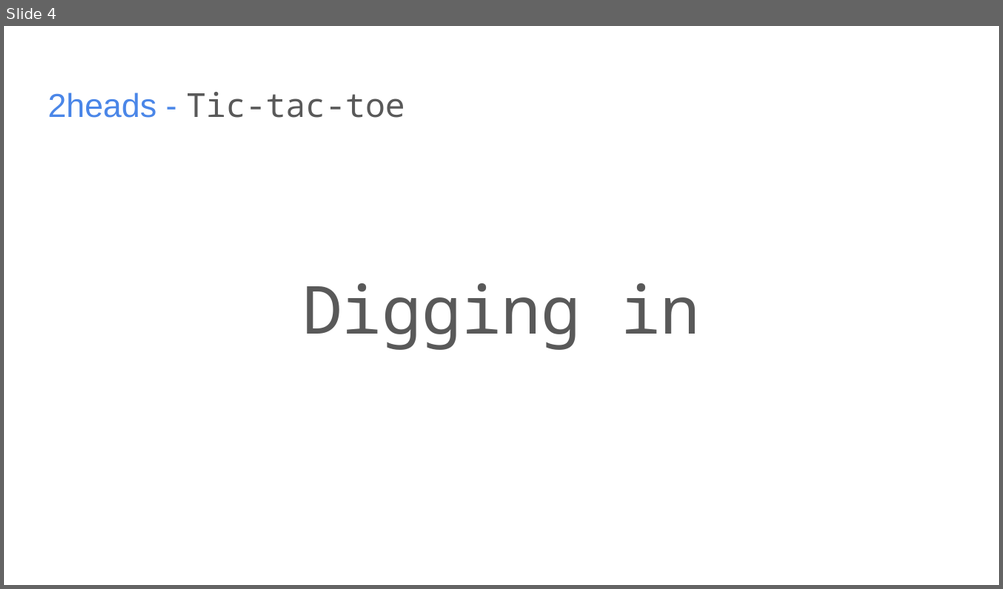
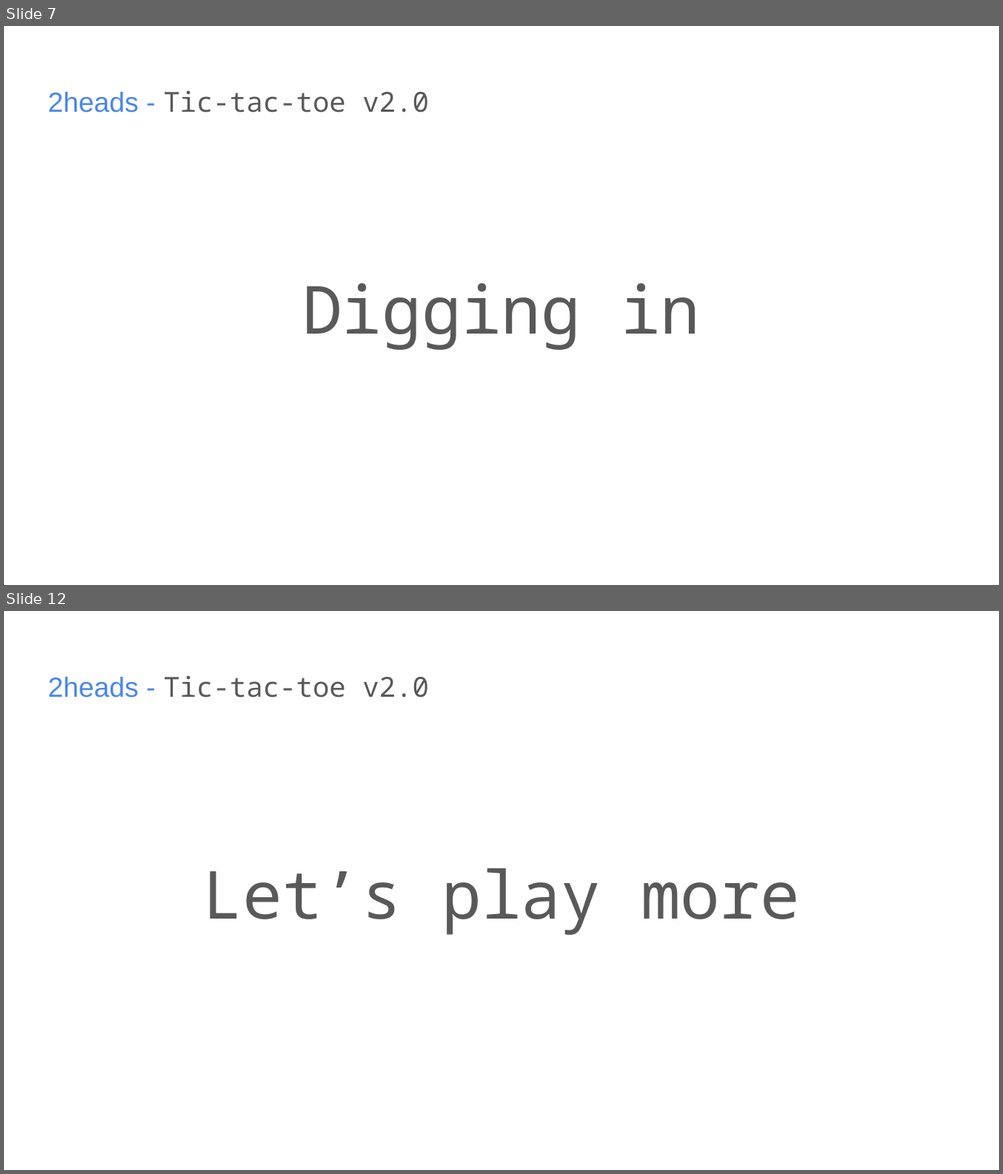
Before and after one commit to hosmanadam/CC.PB.03.TW-tic_tac_toe, a slide deck: _other/tic_tac_toe_2heads.pptx. Shown one above the other, each under a label of ours: slide 4 before the commit, slides 7 and 12 after it; the slides between them are not shown. The pictures are 1003x589 and 1003x1174 pixels, drawn with LibreOffice and Linux fonts; fonts in the diff are those of the drawing. Boxes give left, top, right and bottom in pixels: in the first picture for what was removed or moved away, otherwise in the second. Text is boxed around its words. In the diff, an @@ line names an element or a change of style, - is before the commit and + after.

```diff
--- a/_other/tic_tac_toe_2heads.pptx
+++ b/_other/tic_tac_toe_2heads.pptx
@@ slide 12 added at <box>4,611,999,1170</box>, background #FFFFFF @@
@@ title added at <box>48,675,429,698</box>, 20 pt, text #595959 @@
+2heads - Tic-tac-toe v2.0
@@ text added at <box>203,869,800,935</box>, 48 pt, text #595959 @@
+Let’s play more
@@ what was slide 4 is now slide 7 @@
@@ slide 7 changed as well @@
@@ title at <box>48,90,429,113</box>: text changed; size 24 to 20 pt @@
-2heads - Tic-tac-toe
+2heads - Tic-tac-toe v2.0
```
Also in this commit, not shown: 5 other slides changed, 7 other slides added, 1 other file.
